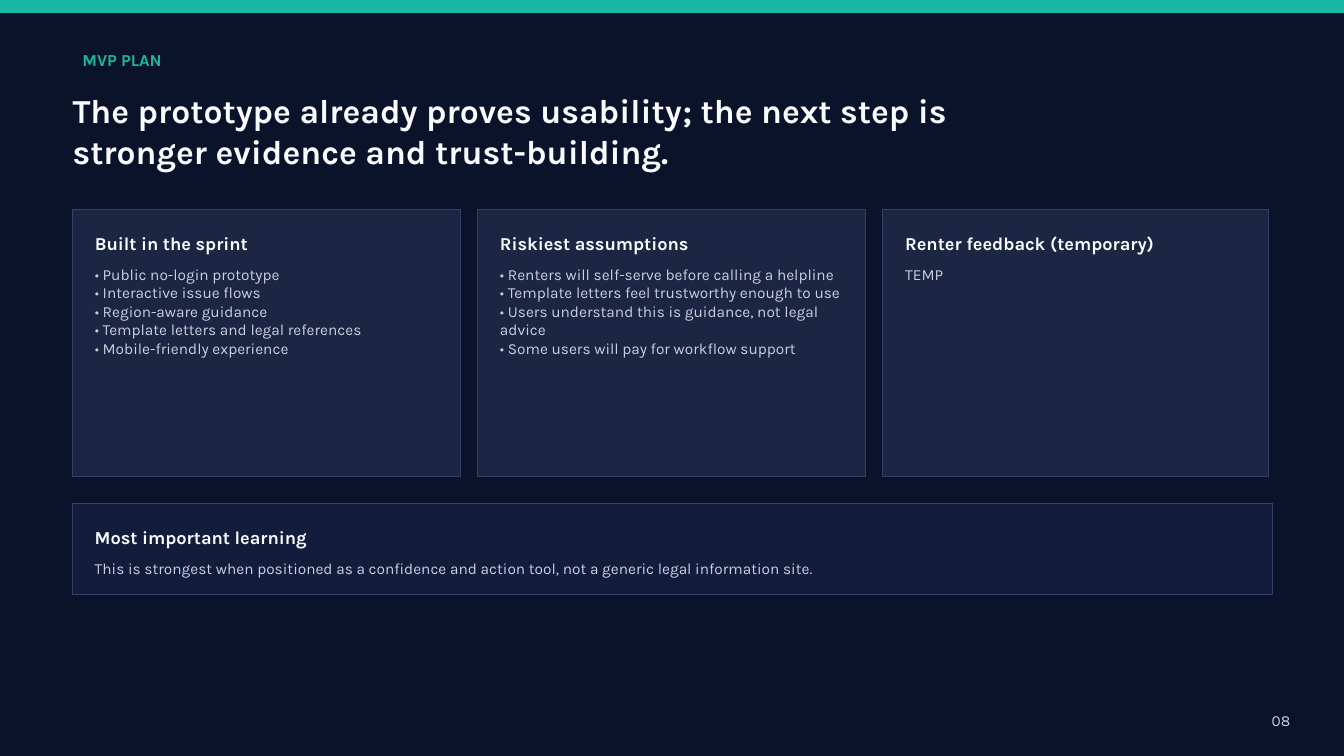
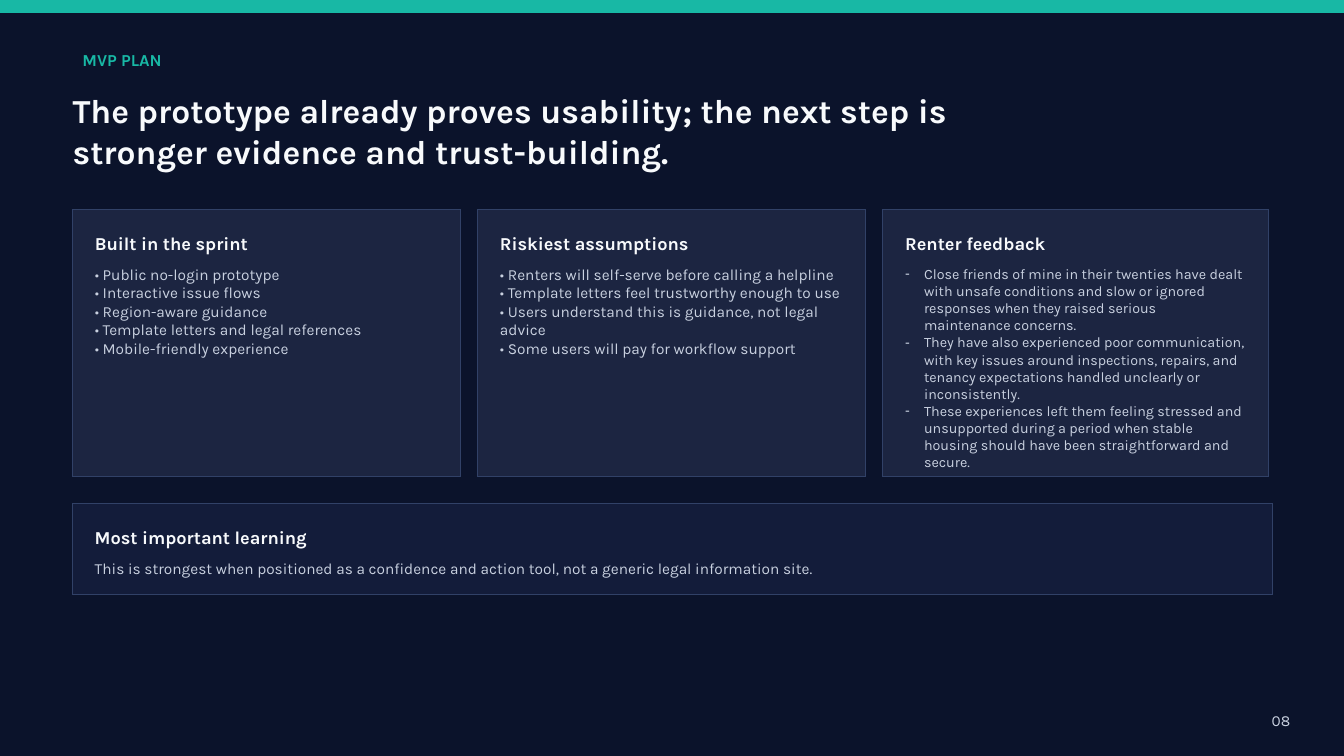
Before and after one commit to gorgectf/RenterShield, a slide deck: slide 8 of public/RenterShield_PitchDeck_Revised.pptx. Drawn at 1344x756 pixels with LibreOffice and Linux fonts; fonts in the diff are those of the drawing. Boxes give left, top, right and bottom in pixels: in the first picture for what was removed or moved away, otherwise in the second. Text is boxed around its words. In the diff, an @@ line names an element or a change of style, - is before the commit and + after.

Commit message:
Update the pitch deck pptx.

```diff
--- a/public/RenterShield_PitchDeck_Revised.pptx
+++ b/public/RenterShield_PitchDeck_Revised.pptx
@@ text at (x1=905, y1=237, x2=1045, y2=251): text changed @@
-Renter feedback (temporary)
+Renter feedback
@@ text at (x1=924, y1=269, x2=1245, y2=467): text changed; size 11 to 10.2 pt @@
-TEMP
+– Close friends of mine in their twenties have dealt with unsafe conditions and slow or ignored responses when they raised serious maintenance concerns.
+– They have also experienced poor communication, with key issues around inspections, repairs, and tenancy expectations handled unclearly or inconsistently.
+– These experiences left them feeling stressed and unsupported during a period when stable housing should have been straightforward and secure.
```
Also in this commit, not shown: 2 other slides changed.
